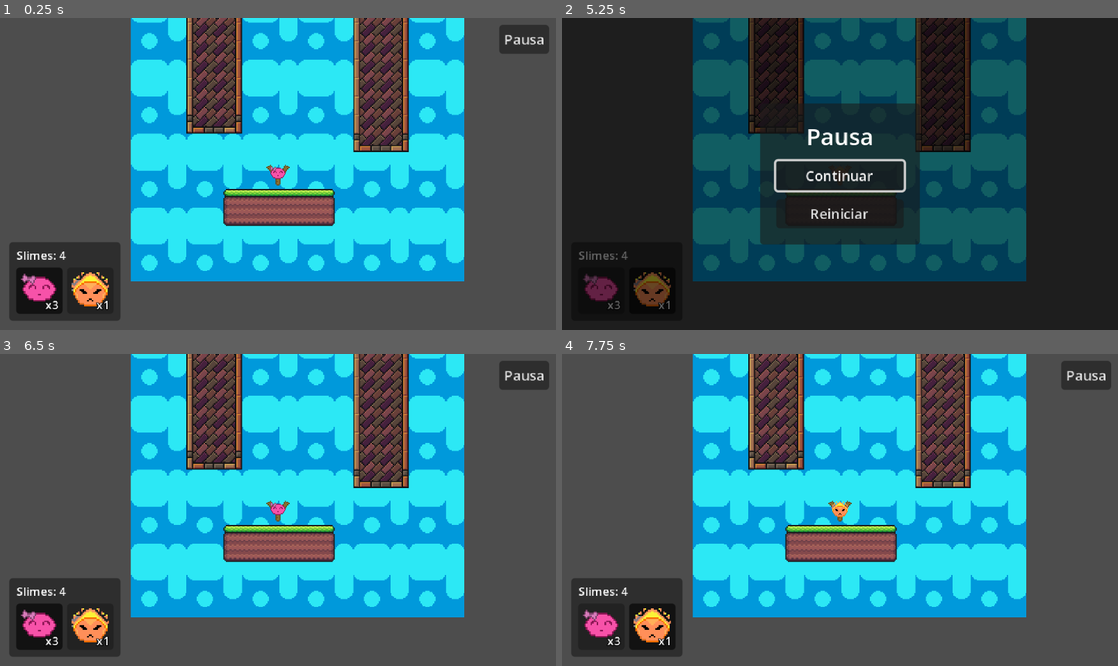
Above: before the commit, frames 1-4 (two rows, left to right).
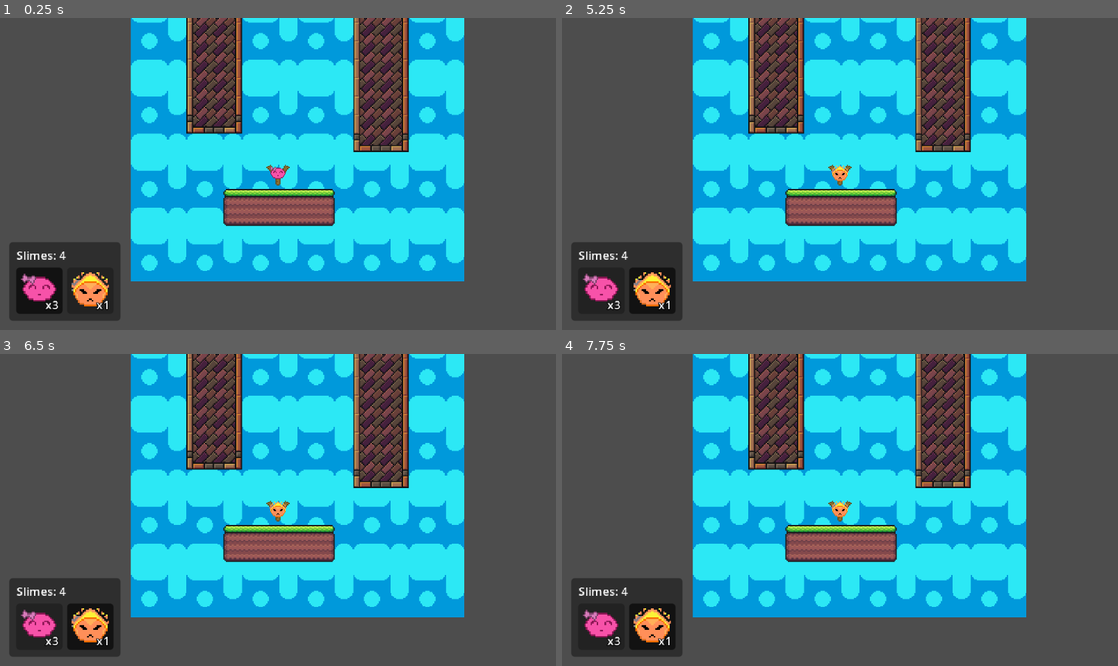
Above: after the commit, the same moments.

Repository: Navarro0k/Slimeterra
Game: Godot game, scene res://Scenes/Levels/Level_1.tscn
The game is run twice, just before and just after one commit, with the same random seed, the same clock (stepped at 60 frames per second) and the same inputs. This scene is started directly instead of the project's main scene.
Inputs (mouse positions are in pixels of both pictures, inside the frame that each line leads up to):
- Up to frame 1 (0.25 s): no input
- Up to frame 2 (5.25 s): click (1084, 39) at 0.5 s, where only the run before the commit has a clickable "Pausa"; click (840, 177) at 1.25 s, where only the run before the commit has a clickable "Continuar"; click "x3" at 2 s; click "x1" at 2.75 s; click "x3" at 3.5 s; click "x1" at 4.25 s; click (1084, 39) at 5 s, where only the run before the commit has a clickable "Pausa"
- Up to frame 3 (6.5 s): click (278, 550) at 5.75 s, where only the run before the commit has a clickable "Reiniciar"
- Up to frame 4 (7.75 s): click "x3" at 6.5 s; click "x1" at 7.25 s

The runs differ from the first frame. In frame 1, 0.8% of the frame differs, in the area x 89-99%, y 2-12%; in frame 2, 97%, in the area x 0-100%, y 0-100%; in frame 3, 0.9%; in frame 4, 0.8%.

Commit message:
Revert "Meta nivel victoria derrota reiniciar"

Diff:
--- a/Scenes/Levels/jungleLevel.tscn
+++ b/Scenes/Levels/jungleLevel.tscn
@@ -13,7 +13,6 @@
 [ext_resource type="Texture2D" uid="uid://c1kes0ntu64du" path="res://Assets/Tilemaps/Pixel Mushroom Pack/sprites.png" id="10_udm3q"]
 [ext_resource type="PackedScene" uid="uid://bbk4vfnkmnhn5" path="res://Scenes/PlattaformSelva.tscn" id="11_ed17r"]
 [ext_resource type="Script" uid="uid://d0x1fgsnrhpt" path="res://Scripts/jungle_level.gd" id="15_level"]
-[ext_resource type="PackedScene" path="res://Scenes/Meta.tscn" id="16_lpkn4"]
 [ext_resource type="AudioStream" uid="uid://d0tebamej1gic" path="res://Assets/Audio/ForestEnvironment.mp3" id="16_lpkn4"]
 [ext_resource type="PackedScene" path="res://Scenes/UI/SlimeSelectorUI.tscn" id="16_ui"]
 [ext_resource type="Script" uid="uid://cwhjdnhouowt5" path="res://Scripts/camara_seguimiento.gd" id="17_cam"]
@@ -3672,7 +3671,6 @@
 14:9/0/custom_data_0 = true
 15:9/0 = 0
 15:9/0/physics_layer_0/polygon_0/points = PackedVector2Array(-8, -8, 8, -8, 8, 8, -8, 8)
-15:9/0/custom_data_0 = true
 16:9/0 = 0
 16:9/0/physics_layer_0/polygon_0/points = PackedVector2Array(-8, -8, 8, -8, 8, 8, -8, 8)
 17:9/0 = 0
@@ -3977,9 +3975,6 @@
 [node name="Camara" type="Camera2D" parent="." unique_id=2100129150]
 script = ExtResource("17_cam")
 
-[node name="Meta" parent="." unique_id=570286554 instance=ExtResource("16_lpkn4")]
-position = Vector2(-32, 17)
-scale = Vector2(1.1393256, 0.90381575)
 [node name="AudioStreamPlayer2D" type="AudioStreamPlayer2D" parent="." unique_id=684883822]
 stream = ExtResource("16_lpkn4")
 volume_db = -10.0
--- a/Scenes/Meta.tscn
+++ /dev/null
@@ -1,22 +0,0 @@
-[gd_scene format=3]
-
-[ext_resource type="Script" path="res://Scripts/meta.gd" id="1_meta"]
-
-[sub_resource type="RectangleShape2D" id="RectangleShape2D_meta"]
-size = Vector2(20, 34)
-
-[node name="Meta" type="Area2D"]
-script = ExtResource("1_meta")
-
-[node name="CollisionShape2D" type="CollisionShape2D" parent="."]
-position = Vector2(6, -17)
-shape = SubResource("RectangleShape2D_meta")
-
-[node name="Palo" type="Line2D" parent="."]
-points = PackedVector2Array(0, 0, 0, -32)
-width = 2.0
-default_color = Color(0.85, 0.85, 0.9, 1)
-
-[node name="Tela" type="Polygon2D" parent="."]
-color = Color(1, 0.85, 0.2, 1)
-polygon = PackedVector2Array(0, -32, 16, -26, 0, -20)
--- a/Scripts/jungle_level.gd
+++ b/Scripts/jungle_level.gd
@@ -9,4 +9,3 @@
 		SlimeCatalogo.Tipo.BASE: 10,
 		SlimeCatalogo.Tipo.FUEGO: 5,
 	}
-#s
--- a/Scripts/level.gd
+++ b/Scripts/level.gd
@@ -2,7 +2,6 @@
 extends Node2D
 ## Script del nivel: es el único que conoce a la resortera y a la UI.
 ## Les entrega el inventario de slimes y los comunica entre sí.
-## También decide cuándo termina el nivel: victoria al tocar una Meta, derrota al quedarse sin slimes.
 
 ## Slimes disponibles en este nivel: { tipo de slime: cantidad }.
 ## Los tipos están definidos en SlimeCatalogo.Tipo.
@@ -34,11 +33,6 @@
 @onready var ui: SlimeSelectorUI = $SlimeSelectorUI
 @onready var camara: CamaraSeguimiento = $Camara
 
-## Pantalla de pausa / fin de nivel. Si el nivel no tiene un nodo "PantallaFin", se crea sola.
-var pantalla: PantallaFin
-## true cuando el nivel ya terminó (victoria o derrota): evita que una pantalla pise a la otra.
-var _terminado: bool = false
-
 func _ready() -> void:
 	# Resortera -> UI: cambió la munición o la selección.
 	slingshoot.inventario_cambiado.connect(ui.actualizar)
@@ -50,17 +44,6 @@
 	slingshoot.slime_lanzado.connect(_on_slime_lanzado)
 	slingshoot.slime_cargado.connect(_on_slime_cargado)
 
-	pantalla = get_node_or_null("PantallaFin") as PantallaFin
-	if pantalla == null:
-		pantalla = PantallaFin.new()
-		add_child(pantalla)
-
-	# Meta(s) del nivel: cualquier nodo Meta en la escena se encuentra por su grupo.
-	var metas := get_tree().get_nodes_in_group("meta")
-	if metas.is_empty():
-		push_warning("Este nivel no tiene ninguna Meta (instancia Scenes/Meta.tscn): no se podrá ganar.")
-	for meta in metas:
-		meta.meta_alcanzada.connect(_on_meta_alcanzada)
 	# Límites: la cámara no sale del nivel y el slime rebota en sus bordes.
 	limites_globales = _calcular_limites()
 	camara.aplicar_limites(limites_globales)
@@ -86,23 +69,6 @@
 
 func _on_sin_municion() -> void:
 	camara.seguir(slingshoot)
-	if _terminado:
-		return
-	_terminado = true
-	pantalla.mostrar_derrota.call_deferred("Te quedaste sin slimes")
-
-func _on_meta_alcanzada() -> void:
-	if _terminado:
-		return
-	_terminado = true
-	pantalla.mostrar_victoria.call_deferred("Slimes sobrantes: %d" % _slimes_restantes())
-
-## Slimes que aún no se han disparado (el que está volando ya se descontó).
-func _slimes_restantes() -> int:
-	var total := 0
-	for entrada in slingshoot.get_inventario():
-		total += int(entrada["cantidad"])
-	return total
 	# Punto de enganche para derrota / reinicio del nivel.
 
 ## Límites manuales o, si están activados, los del dibujo del nivel: el rectángulo que
--- a/Scripts/meta.gd
+++ /dev/null
@@ -1,83 +0,0 @@
-class_name Meta
-extends Area2D
-## Bandera de meta. Cuando un slime la toca, el nivel se gana.
-## Se registra sola en el grupo "meta": el script del nivel (level.gd) la encuentra por ahí.
-##
-## Detecta al slime de DOS formas independientes (basta con que funcione una):
-##   1. La señal body_entered del Area2D (necesita que la capa/máscara de física coincidan).
-#   2. Un chequeo geométrico cada frame: ¿la posición del slime está dentro de la forma des
-##      colisión de la meta? No depende de capas, máscaras ni de cómo esté configurado el Area2D.
-
-signal meta_alcanzada
-
-## Capa de física en la que están los slimes (por defecto la 1, la misma de slime.tscn).
-@export_flags_2d_physics var mascara_slime: int = 1
-## Margen (px) extra alrededor de la forma de la meta para el chequeo geométrico (≈ radio del slime).
-@export var margen: float = 6.0
-## Imprime en la consola de Godot qué hace la meta (útil para depurar).
-@export var depurar: bool = false
-
-var _alcanzada: bool = false
-
-func _ready() -> void:
-	add_to_group("meta")
-	collision_layer = 0
-	collision_mask = mascara_slime
-	monitoring = true
-	body_entered.connect(_on_body_entered)
-	if _formas().is_empty():
-		push_warning("Meta '%s' no tiene ninguna CollisionShape2D con forma (Rectangle, Circle o Capsule): no detectará nada." % name)
-	if depurar:
-		print("[Meta] lista en ", global_position, " con ", _formas().size(), " forma(s)")
-
-func _physics_process(_delta: float) -> void:
-	if _alcanzada:
-		return
-	var escena := get_tree().current_scene
-	if escena == null:
-		return
-	# Los slimes lanzados cuelgan de la escena actual (la honda los reubica ahí al disparar).
-	for nodo in escena.get_children():
-		if nodo is RigidBody2D and nodo.has_method("lanzar") and _toca(nodo):
-			_alcanzar("chequeo geométrico")
-			return
-
-func _on_body_entered(cuerpo: Node2D) -> void:
-	# Los tiles y las plataformas móviles también pueden entrar al área: solo cuentan los slimes.
-	if cuerpo.has_method("lanzar"):
-		_alcanzar("body_entered")
-
-func _alcanzar(origen: String) -> void:
-	if _alcanzada:
-		return
-	_alcanzada = true
-	if depurar:
-		print("[Meta] alcanzada (", origen, ")")
-	meta_alcanzada.emit()
-
-func _formas() -> Array[CollisionShape2D]:
-	var formas: Array[CollisionShape2D] = []
-	for hijo in get_children():
-		if hijo is CollisionShape2D and hijo.shape != null and not hijo.disabled:
-			formas.append(hijo)
-	return formas
-
-## ¿El centro del slime (con margen) está dentro de alguna forma de la meta?
-func _toca(slime: Node2D) -> bool:
-	for forma_nodo in _formas():
-		# to_local tiene en cuenta posición, rotación y escala del nodo de la forma.
-		var p: Vector2 = forma_nodo.to_local(slime.global_position)
-		var forma: Shape2D = forma_nodo.shape
-		if forma is RectangleShape2D:
-			var tam: Vector2 = (forma as RectangleShape2D).size
-			if Rect2(-tam * 0.5, tam).grow(margen).has_point(p):
-				return true
-		elif forma is CircleShape2D:
-			if p.length() <= (forma as CircleShape2D).radius + margen:
-				return true
-		elif forma is CapsuleShape2D:
-			var capsula := forma as CapsuleShape2D
-			var caja := Vector2(capsula.radius * 2.0, maxf(capsula.height, capsula.radius * 2.0))
-			if Rect2(-caja * 0.5, caja).grow(margen).has_point(p):
-				return true
-	return false
--- a/Scripts/pantalla_fin.gd
+++ /dev/null
@@ -1,134 +0,0 @@
-class_name PantallaFin
-extends CanvasLayer
-## Pantalla de pausa / victoria / derrota. Congela el juego (get_tree().paused) y ofrece
-## Reiniciar (y Continuar cuando es solo una pausa). Se construye por código: no necesita escena.
-## Además dibuja un botón "Pausa" siempre visible en la esquina superior derecha de la pantalla
-## de juego; Esc (ui_cancel) hace lo mismo.
-
-enum Modo { OCULTA, PAUSA, VICTORIA, DERROTA }
-
-var modo: Modo = Modo.OCULTA
-
-var _btn_pausa: Button
-var _raiz: Control
-var _titulo: Label
-var _mensaje: Label
-var _btn_continuar: Button
-var _btn_reiniciar: Button
-
-func _ready() -> void:
-	layer = 50
-	# Tiene que seguir funcionando con el árbol en pausa.
-	process_mode = Node.PROCESS_MODE_ALWAYS
-	_construir()
-	_raiz.visible = false
-
-func _unhandled_input(event: InputEvent) -> void:
-	if event.is_action_pressed("ui_cancel") and (modo == Modo.OCULTA or modo == Modo.PAUSA):
-		get_viewport().set_input_as_handled()
-		alternar_pausa()
-
-# ---------------------------------------------------------------------------
-# API pública
-# ---------------------------------------------------------------------------
-
-func alternar_pausa() -> void:
-	if modo == Modo.PAUSA:
-		continuar()
-	elif modo == Modo.OCULTA:
-		_mostrar(Modo.PAUSA, "Pausa", "")
-
-func mostrar_victoria(mensaje: String = "") -> void:
-	_mostrar(Modo.VICTORIA, "¡Nivel completado!", mensaje)
-
-func mostrar_derrota(mensaje: String = "") -> void:
-	_mostrar(Modo.DERROTA, "Sin slimes", mensaje)
-
-func continuar() -> void:
-	modo = Modo.OCULTA
-	_raiz.visible = false
-	_btn_pausa.visible = true
-	get_tree().paused = false
-
-func reiniciar() -> void:
-	get_tree().paused = false
-	get_tree().reload_current_scene()
-
-# ---------------------------------------------------------------------------
-# Interno
-# ---------------------------------------------------------------------------
-
-func _mostrar(nuevo_modo: Modo, titulo: String, mensaje: String) -> void:
-	modo = nuevo_modo
-	_titulo.text = titulo
-	_mensaje.text = mensaje
-	_mensaje.visible = mensaje != ""
-	_btn_continuar.visible = nuevo_modo == Modo.PAUSA
-	_btn_pausa.visible = false
-	_raiz.visible = true
-	get_tree().paused = true
-	if nuevo_modo == Modo.PAUSA:
-		_btn_continuar.grab_focus()
-	else:
-		_btn_reiniciar.grab_focus()
-
-func _construir() -> void:
-	# Botón de pausa de la pantalla de juego (esquina superior derecha).
-	_btn_pausa = _crear_boton("Pausa", alternar_pausa)
-	_btn_pausa.custom_minimum_size = Vector2(0, 0)
-	_btn_pausa.focus_mode = Control.FOCUS_NONE # Que Espacio/Enter no lo activen por accidente.
-	add_child(_btn_pausa)
-	_btn_pausa.set_anchors_and_offsets_preset(Control.PRESET_TOP_RIGHT, Control.PRESET_MODE_MINSIZE, 6)
-
-	# Overlay de pausa / victoria / derrota.
-	_raiz = Control.new()
-	_raiz.set_anchors_and_offsets_preset(Control.PRESET_FULL_RECT)
-	_raiz.mouse_filter = Control.MOUSE_FILTER_STOP # Bloquea clics al juego mientras está abierta.
-	add_child(_raiz)
-
-	var fondo := ColorRect.new()
-	fondo.color = Color(0.0, 0.0, 0.0, 0.6)
-	fondo.set_anchors_and_offsets_preset(Control.PRESET_FULL_RECT)
-	fondo.mouse_filter = Control.MOUSE_FILTER_IGNORE
-	_raiz.add_child(fondo)
-
-	var centro := CenterContainer.new()
-	centro.set_anchors_and_offsets_preset(Control.PRESET_FULL_RECT)
-	centro.mouse_filter = Control.MOUSE_FILTER_IGNORE
-	_raiz.add_child(centro)
-
-	var panel := PanelContainer.new()
-	centro.add_child(panel)
-
-	var margen := MarginContainer.new()
-	for lado in ["left", "top", "right", "bottom"]:
-		margen.add_theme_constant_override("margin_" + lado, 14)
-	panel.add_child(margen)
-
-	var caja := VBoxContainer.new()
-	caja.add_theme_constant_override("separation", 8)
-	margen.add_child(caja)
-
-	_titulo = Label.new()
-	_titulo.horizontal_alignment = HORIZONTAL_ALIGNMENT_CENTER
-	_titulo.add_theme_font_size_override("font_size", 20)
-	caja.add_child(_titulo)
-
-	_mensaje = Label.new()
-	_mensaje.horizontal_alignment = HORIZONTAL_ALIGNMENT_CENTER
-	_mensaje.add_theme_font_size_override("font_size", 10)
-	caja.add_child(_mensaje)
-
-	_btn_continuar = _crear_boton("Continuar", continuar)
-	caja.add_child(_btn_continuar)
-
-	_btn_reiniciar = _crear_boton("Reiniciar", reiniciar)
-	caja.add_child(_btn_reiniciar)
-
-func _crear_boton(texto: String, accion: Callable) -> Button:
-	var boton := Button.new()
-	boton.text = texto
-	boton.custom_minimum_size = Vector2(110, 0)
-	boton.add_theme_font_size_override("font_size", 12)
-	boton.pressed.connect(accion)
-	return boton
Not shown, removed: Scripts/meta.gd.uid
Not shown, removed: Scripts/pantalla_fin.gd.uid
